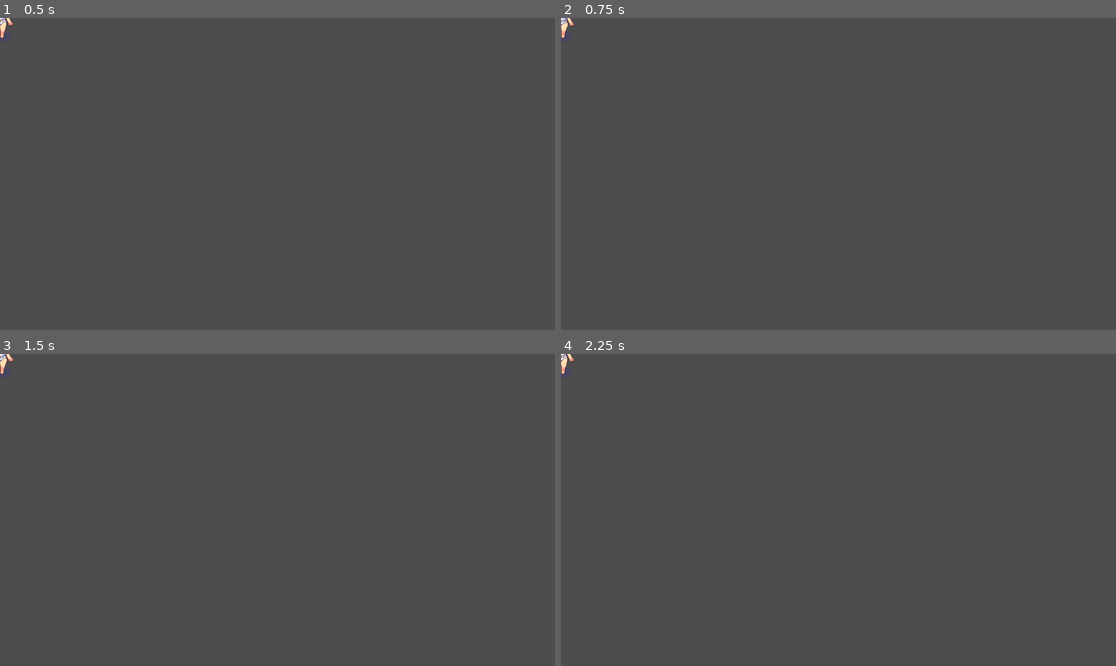
Above: before the commit, frames 1-4 (two rows, left to right).
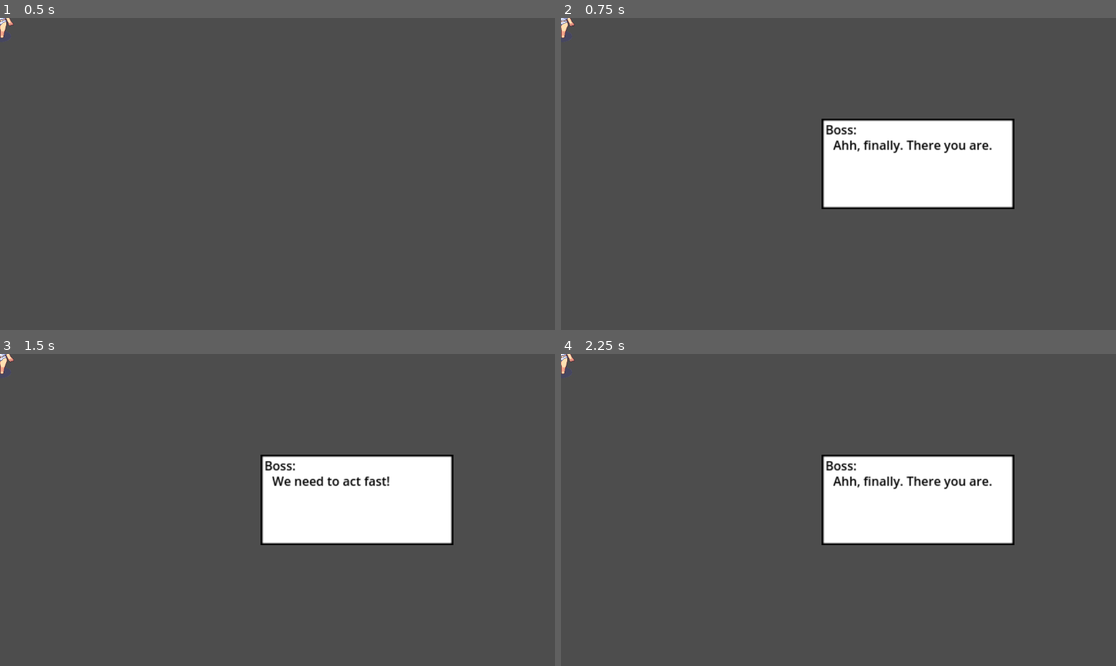
Above: after the commit, the same moments.

Repository: BrainFartScientist/bomb-game
Game: Godot game, scene res://scenes/npc_01.tscn
Same seed, same stepped clock (60 frames per second), same inputs: the game is played once before the commit and once after it. The project has no main scene, so this scene is started directly.
Inputs:
- Up to frame 1 (0.5 s): no input
- Up to frame 2 (0.75 s): tap Enter (ui_accept) at 0.5 s; hold Enter (ui_accept) from 0.53 s (still down); tap F (chat, bound only after the commit) at 0.6 s
- Up to frame 3 (1.5 s): release Enter (ui_accept) at 1.28 s; tap Enter (ui_accept) at 1.35 s
- Up to frame 4 (2.25 s): tap Enter (ui_accept) at 1.52, 1.82 s; tap F (chat, bound only after the commit) at 1.55, 2.1 s; hold Enter (ui_accept) from 2.03 s (still down)

Frame 1 is identical in both runs. In frame 2, 9.9% of the frame differs, in the area x 46-82%, y 32-62%; in frame 3, 9.9%; in frame 4, 9.9%.

Commit message:
NPC. Talks. Moves
NPC. Talks. Moves

Diff:
--- /dev/null
+++ b/dialogs/boss_dialog_lvl1.json
@@ -0,0 +1,6 @@
+[
+	{"name": "Boss:", "text": "Ahh, finally. There you are."},
+	{"name": "Boss:", "text": "We need to act fast!"},
+	{"name": "Boss:", "text": "The anti-terrorists have defused the bomb!"},
+	{"name": "Boss:", "text": "Use the tools in here to re-activate the bomb!"},
+]
--- /dev/null
+++ b/dialogs/dialog.gd
@@ -0,0 +1,43 @@
+extends Control
+
+signal dialog_finished
+
+@export_file("*.json") var d_file
+
+var dialog = []
+var current_dialog_id = 0
+var d_active = false
+
+func _ready():
+	$NinePatchRect.visible = false
+
+func start():
+	if d_active:
+		return
+	$NinePatchRect.visible = true
+	d_active = true
+	dialog = load_dialog()
+	current_dialog_id = -1
+	next_script()
+
+func load_dialog():
+	var file = FileAccess.open("res://dialogs/boss_dialog_lvl1.json", FileAccess.READ)
+	var content = JSON.parse_string(file.get_as_text())
+	return content
+
+func _input(event):
+	if !d_active:
+		return
+	if event.is_action_pressed("ui_accept"):
+		next_script()
+
+func next_script():
+	current_dialog_id += 1
+	if current_dialog_id >= len(dialog):
+		d_active = false
+		$NinePatchRect.visible = false
+		emit_signal("dialog_finished")
+		return
+
+	$NinePatchRect/Name.text = dialog[current_dialog_id]['name']
+	$NinePatchRect/Textspace.text = dialog[current_dialog_id]['text']
--- /dev/null
+++ b/dialogs/dialog.tscn
@@ -0,0 +1,51 @@
+[gd_scene load_steps=3 format=3 uid="uid://c7rslujjt31k8"]
+
+[ext_resource type="Script" path="res://dialogs/dialog.gd" id="1_412b7"]
+[ext_resource type="Texture2D" uid="uid://r0oegomn8wwo" path="res://assets/chatbox/pixil-frame-0.png" id="1_jx7x4"]
+
+[node name="Dialog" type="Control"]
+layout_mode = 3
+anchors_preset = 15
+anchor_right = 1.0
+anchor_bottom = 1.0
+offset_left = -22.0
+offset_top = -13.0
+offset_right = -22.0
+offset_bottom = -13.0
+grow_horizontal = 2
+grow_vertical = 2
+script = ExtResource("1_412b7")
+
+[node name="NinePatchRect" type="NinePatchRect" parent="."]
+layout_mode = 0
+offset_left = 587.0
+offset_top = 302.0
+offset_right = 687.0
+offset_bottom = 349.0
+scale = Vector2(4, 4)
+texture = ExtResource("1_jx7x4")
+patch_margin_left = 3
+patch_margin_top = 3
+patch_margin_right = 3
+patch_margin_bottom = 3
+
+[node name="Textspace" type="RichTextLabel" parent="NinePatchRect"]
+modulate = Color(0, 0, 0, 1)
+layout_mode = 0
+offset_left = 6.0
+offset_top = 9.0
+offset_right = 239.0
+offset_bottom = 103.0
+scale = Vector2(0.4, 0.4)
+text = " I am a Placeholder!"
+
+[node name="Name" type="RichTextLabel" parent="NinePatchRect"]
+modulate = Color(0, 0, 0, 1)
+layout_mode = 0
+offset_left = 2.0
+offset_top = 1.0
+offset_right = 242.0
+offset_bottom = 24.0
+rotation = 0.000485491
+scale = Vector2(0.4, 0.4)
+text = "Name:"
--- a/project.godot
+++ b/project.godot
@@ -13,3 +13,11 @@
 config/name="BombGame"
 config/features=PackedStringArray("4.3", "Forward Plus")
 config/icon="res://icon.svg"
+
+[input]
+
+chat={
+"deadzone": 0.5,
+"events": [Object(InputEventKey,"resource_local_to_scene":false,"resource_name":"","device":-1,"window_id":0,"alt_pressed":false,"shift_pressed":false,"ctrl_pressed":false,"meta_pressed":false,"pressed":false,"keycode":0,"physical_keycode":70,"key_label":0,"unicode":102,"location":0,"echo":false,"script":null)
+]
+}
--- a/scenes/npc_01.tscn
+++ b/scenes/npc_01.tscn
@@ -1,8 +1,9 @@
-[gd_scene load_steps=61 format=3 uid="uid://y8atnhog85c4"]
+[gd_scene load_steps=62 format=3 uid="uid://y8atnhog85c4"]
 
 [ext_resource type="Script" path="res://scripts/npc_01.gd" id="1_jhdvs"]
 [ext_resource type="Texture2D" uid="uid://djgy76rt4eu8i" path="res://assets/npc01/64X128_Idle_Free.png" id="2_qoi38"]
 [ext_resource type="Texture2D" uid="uid://bb43s0s6ipdk1" path="res://assets/npc01/64X128_Walking_Free.png" id="3_7ho1c"]
+[ext_resource type="PackedScene" uid="uid://c7rslujjt31k8" path="res://dialogs/dialog.tscn" id="4_oenq6"]
 
 [sub_resource type="RectangleShape2D" id="RectangleShape2D_eebf8"]
 size = Vector2(52, 25)
@@ -432,7 +433,7 @@
 [node name="AnimatedSprite2D" type="AnimatedSprite2D" parent="."]
 sprite_frames = SubResource("SpriteFrames_y2ibk")
 animation = &"walk_down"
-frame_progress = 0.3775
+frame_progress = 0.586746
 
 [node name="chat_detection_area" type="Area2D" parent="."]
 
@@ -442,6 +443,13 @@
 
 [node name="Timer" type="Timer" parent="."]
 
+[node name="Dialog" parent="." instance=ExtResource("4_oenq6")]
+offset_left = -46.0
+offset_top = -93.0
+offset_right = -46.0
+offset_bottom = -93.0
+
 [connection signal="body_entered" from="chat_detection_area" to="." method="_on_chat_detection_area_body_entered"]
 [connection signal="body_exited" from="chat_detection_area" to="." method="_on_chat_detection_area_body_exited"]
 [connection signal="timeout" from="Timer" to="." method="_on_timer_timeout"]
+[connection signal="dialog_finished" from="Dialog" to="." method="_on_dialog_dialog_finished"]
--- a/scripts/npc_01.gd
+++ b/scripts/npc_01.gd
@@ -48,6 +48,13 @@
 			MOVE:
 				move(delta)
 
+	if Input.is_action_just_pressed("chat"):
+		print("is chatting with the npc")
+		is_roaming = false
+		is_chatting = true
+		$Dialog.start()
+		$AnimatedSprite2D.play("idle_down")
+
 func choose(array):
 	array.shuffle()
 	return array.front()
@@ -70,3 +77,8 @@
 func _on_timer_timeout():
 	$Timer.wait_time = choose([0.5, 1, 1.5])
 	current_state = choose([IDLE, NEW_DIR, MOVE])
+
+
+func _on_dialog_dialog_finished() -> void:
+	is_chatting = false
+	is_roaming = true
Binary file added: assets/chatbox/chat-background.png
Not shown, added: assets/chatbox/chat-background.png.import
Binary file added: assets/chatbox/pixil-frame-0.png
Not shown, added: assets/chatbox/pixil-frame-0.png.import
